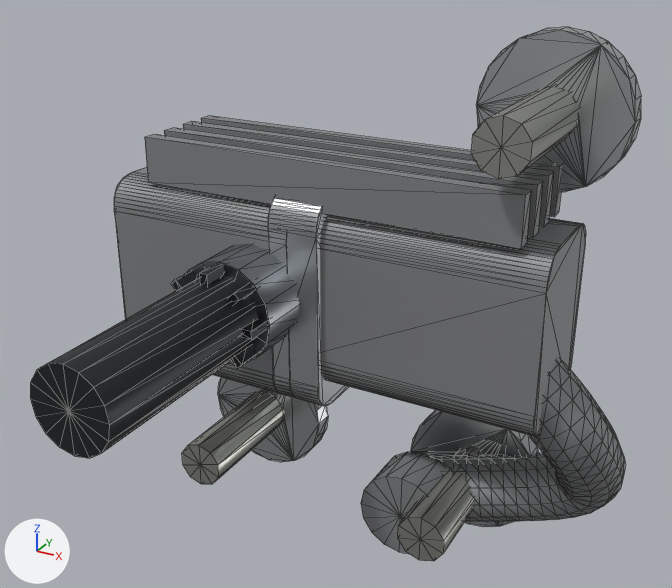
One commit to the glTF model public/parts/oil-pump.glb: the scene before it, then after it.
Before and after are seen from a camera (50 mm lens) standing at (72.8, 30.3, -27.7) and looking at (13.9, 137.5, -81.2). Arrows for +X, +Y and +Z are at lower left; the lights stay in place. The older version comes first. Mesh edges are drawn as thin lines. Where no turn or scale is listed for an object, it has been applied to the vertices. Vertices at exactly the same position are counted once.

Names of what the first picture shows: 'oil-pump:castAlu', 'oil-pump:darkSteel', 'oil-pump:machinedAlu', 'oil-pump:steel', 'oil-pump:zincPlate'.
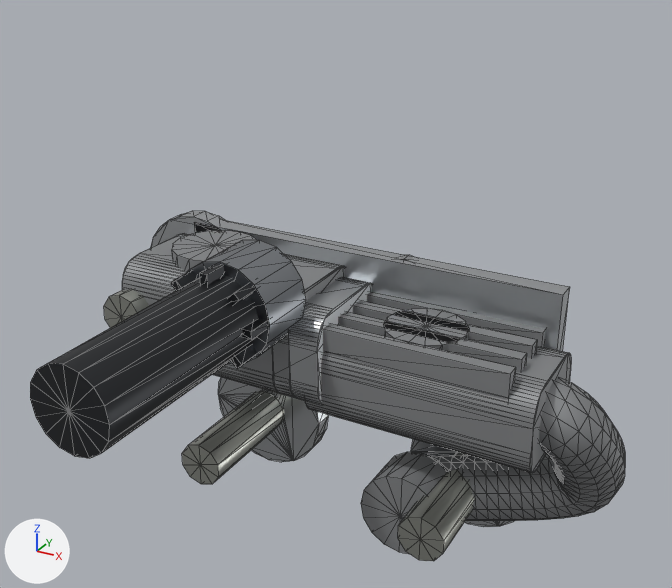
Where the newer file only moved an object's origin or applied its transform, the numbers keep the older frame.

Location of each change, [x1, y1, x2, y2] in pixels of the pictures (672 x 588 px; the box of a moved part takes in the faces that stretch with it):
'oil-pump:castAlu', reshaped, moved, rescaled (26% shorter)
    before: [114, 115, 626, 554]
    after: [122, 230, 625, 554]
'oil-pump:machinedAlu', reshaped (37% shorter)
    before: [218, 27, 641, 527]
    after: [151, 211, 570, 527]
'oil-pump:zincPlate', reshaped
    before: [182, 85, 580, 561]
    after: [104, 289, 474, 561]
part 1 of me_mesh_0, moved or reshaped
    before: [201, 115, 562, 217]
    after: [367, 292, 546, 347]
part 2 of me_mesh_0, moved or reshaped
    before: [183, 121, 554, 227]
    after: [353, 301, 537, 358]
part 3 of me_mesh_0, moved or reshaped
    before: [164, 127, 543, 238]
    after: [338, 312, 527, 373]
part 4 of me_mesh_0, moved or reshaped
    before: [145, 134, 531, 249]
    after: [323, 323, 516, 401]
part 5 of me_mesh_0, moved or reshaped (not visible before)
    after: [172, 230, 257, 271]
part 6 of me_mesh_0, moved or reshaped (not visible before)
    after: [383, 308, 469, 351]
part 7 of me_mesh_0, moved or reshaped (not visible before)
    after: [400, 255, 414, 261]
part 8 of me_mesh_0, moved or reshaped
    before: [361, 452, 445, 554]
    after: [361, 452, 446, 554]
part 9 of me_mesh_0, moved or reshaped
    before: [114, 167, 626, 522]
    after: [122, 233, 625, 521]
part 10 of me_mesh_1, moved or reshaped
    before: [476, 27, 641, 192]
    after: [151, 211, 226, 248]
part 11 of me_mesh_1, moved or reshaped
    before: [268, 198, 345, 406]
    after: [289, 277, 371, 402]
part 12 of me_mesh_1, moved or reshaped (not visible before)
    after: [194, 221, 570, 351]
part 13 of me_mesh_5, moved or reshaped
    before: [471, 85, 580, 179]
    after: [104, 289, 149, 328]

Diff of the bpy script that builds the scene:
```diff
--- a/public/parts/oil-pump.glb.py
+++ b/public/parts/oil-pump.glb.py
@@ me_mesh_0 @@
 # used by ob_oil_pump_castalu; parent = ob_oil_pump; location = (14.1, 148.6, -93.9); scale = (40.1, 40.1, 40.1)
-me_mesh_0.from_pydata(...)  # 798 vertices, 1528 faces; spans x -1.0..1.0, y -0.29..0.29, z -0.78..0.78
+me_mesh_0.from_pydata(...)  # 798 vertices, 1528 faces; spans x -1.0..1.0, y -0.29..0.29, z -0.54..0.54
+# me_mesh_0 part 1: the loose piece of 8 vertices spanning x -0.85..0.65, y 0.11..0.17, z 0.6..0.78 is moved by (0.0, 0.0, -0.4)
+# me_mesh_0 part 2: the loose piece of 8 vertices spanning x -0.85..0.65, y -0.01..0.05, z 0.6..0.78 is moved by (0.0, 0.0, -0.4)
+# me_mesh_0 part 3: the loose piece of 8 vertices spanning x -0.85..0.65, y -0.13..-0.07, z 0.6..0.78 is moved by (0.0, 0.0, -0.4)
+# me_mesh_0 part 4: the loose piece of 8 vertices spanning x -0.85..0.65, y -0.25..-0.19, z 0.6..0.78 is moved by (0.0, 0.0, -0.4)
+# me_mesh_0 part 5: the loose piece of 34 vertices spanning x -0.88..-0.52, y -0.22..0.14, z 0.6..0.73 is moved by (0.0, 0.0, -0.2)
+# me_mesh_0 part 6: the loose piece of 34 vertices spanning x 0.09..0.41, y -0.2..0.12, z 0.6..0.73 is moved by (0.0, 0.0, -0.34)
+# me_mesh_0 part 7: the loose piece of 30 vertices spanning x -0.1..0.2, y 0.18..0.23, z -0.01..0.3 is moved by (0.0, 0.0, 0.24)
+# me_mesh_0 part 8: the loose piece of 34 vertices spanning x 0.07..0.42, y -0.22..-0.02, z -0.78..-0.43 is moved by (0.0, 0.0, 0.24)
+# me_mesh_0 part 9: 604 of 798 vertices moved; they spanned x -1.0..1.0, y -0.29..0.29, z -0.73..0.6 and now span x -1.0..1.0, y -0.29..0.29, z -0.49..0.48; mean shift (0.0, 0.01, 0.11); largest move (0.75, -0.16, 0.6) -> (0.74, -0.16, 0.33)
+# other edits to the shape of me_mesh_0 do not show in these pictures
 me_mesh_0.materials.append(mat_castalu)
@@ me_mesh_1 @@
 # used by ob_oil_pump_machinedalu; location = (12.5, 147.5, -86.0)
 # before: 106 (-36.5, 10.5, 14.0), 107 (29.5, 10.5, 14.0) at pixel (576, 222), 108 (-36.5, 7.1, 14.0), 111 (29.5, 7.1, 14.0)
-me_mesh_1.from_pydata(...)  # 400 vertices, 792 faces; spans x -36.5..36.5, y -10.5..10.5, z -41.0..41.0
+me_mesh_1.from_pydata(...)  # 400 vertices, 792 faces; spans x -47.5..29.5, y -10.5..10.5, z -41.0..5.0
+# me_mesh_1 part 10: the loose piece of 96 vertices spanning x 14.5..36.5, y 7.1..10.5, z 19.0..41.0 is moved by (-62.0, 0.0, -36.0)
+# me_mesh_1 part 11: all 52 vertices in x -9.5..-1.5, y -10.5..9.5, z 13.0..18.0 are moved by (0.0, 0.0, -18.0)
+# me_mesh_1 part 12
+for i in [106, 107, 108, 111]: me_mesh_1.vertices[i].co += Vector((0.0, 0.0, -10.0))
 me_mesh_1.materials.append(mat_machinedalu)
@@ me_mesh_5 @@
 # used by ob_oil_pump_zincplate; location = (14.0, 150.8, -86.0)
-me_mesh_5.from_pydata(...)  # 66 vertices, 120 faces; spans x -27.7..27.7, y -16.8..16.8, z -33.8..33.8
+me_mesh_5.from_pydata(...)  # 66 vertices, 120 faces; spans x -41.7..19.7, y -16.8..16.8, z -33.8..-2.2
+# me_mesh_5 part 13: the loose piece of 22 vertices spanning x 20.3..27.7, y -16.8..16.8, z 26.2..33.8 is moved by (-62.0, 0.0, -36.0)
 me_mesh_5.materials.append(mat_zincplate)
@@ ob_oil_pump_castalu @@
 ob_oil_pump_castalu.parent = ob_oil_pump
-ob_oil_pump_castalu.location = (14.1, 148.6, -93.9)
-ob_oil_pump_castalu.scale = (40.1, 40.1, 40.1)
+ob_oil_pump_castalu.location = (14.2, 148.6, -103.4)
+ob_oil_pump_castalu.scale = (40.2, 40.2, 40.2)
```
